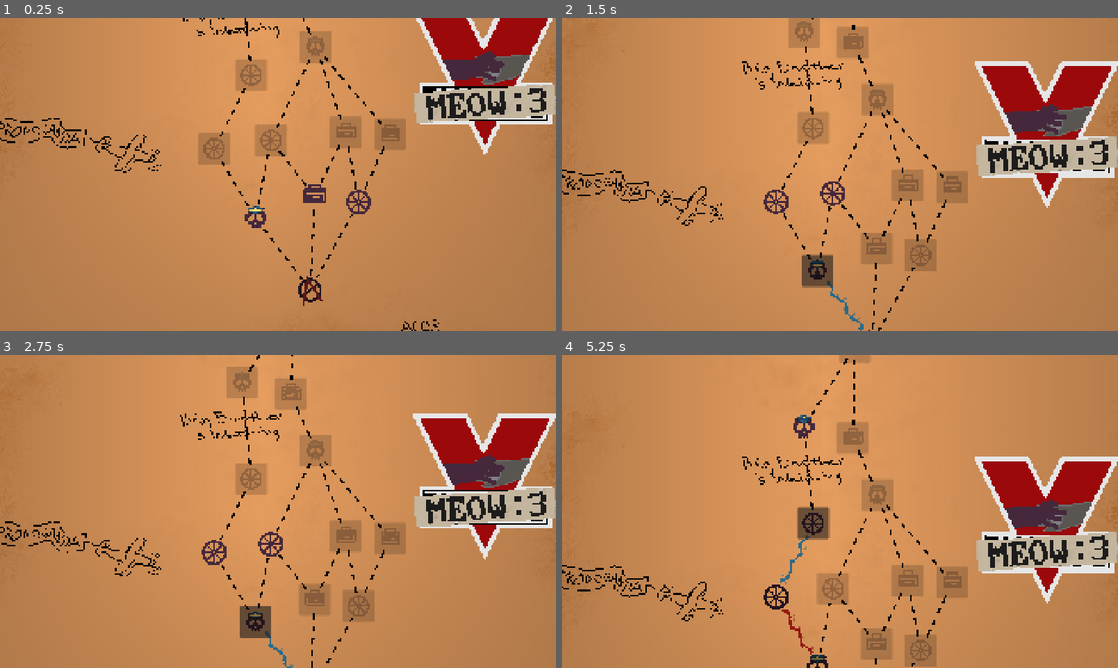
Above: before the commit, frames 1-4 (two rows, left to right).
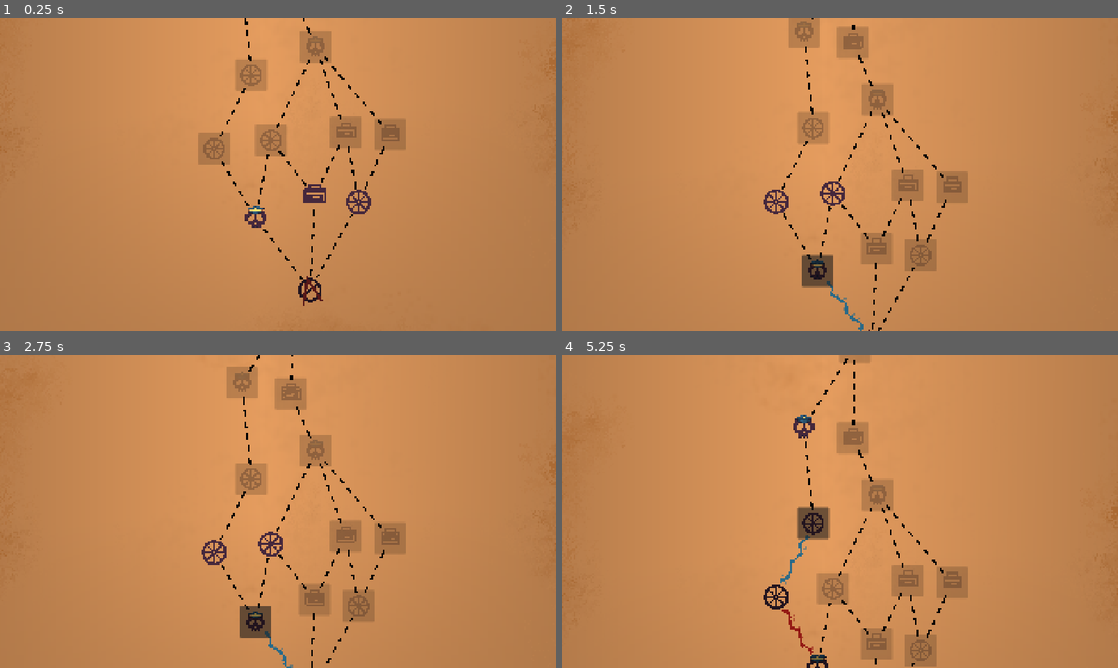
Above: after the commit, the same moments.

Repository: Winter-Aria/SouperSerious
Game: Godot game, scene res://map_screen.tscn
Two runs of this game, one before a commit and one after it. Both use one fixed random seed, a clock stepped at 60 frames per second and the inputs below. The engine's default icon, where the game draws it, is replaced by a stand-in: a white triangle on a blue panel in a dark square.
Inputs (mouse positions are in pixels of both pictures, inside the frame that each line leads up to):
- Up to frame 1 (0.25 s): no input
- Up to frame 2 (1.5 s): click (873, 315) at 0.5 s; click (817, 255) at 1.27 s
- Up to frame 3 (2.75 s): click (255, 621) at 2.02 s
- Up to frame 4 (5.25 s): click (778, 552) at 2.77 s; click (817, 649) at 3.52 s; click (778, 580) at 4.27 s; click (812, 508) at 5.02 s

The runs differ from the first frame. In frame 1, 8.0% of the frame differs, in the area x 0-100%, y 0-100%; in frame 2, 8.7%, in the area x 0-100%, y 13-67%; in frame 3, 8.6%; in frame 4, 8.7%.

Commit message:
idk art added also changed map_screen or smthn

Diff:
--- a/souper-serious-game-jam/map_screen.tscn
+++ b/souper-serious-game-jam/map_screen.tscn
@@ -4,7 +4,7 @@
 [ext_resource type="PackedScene" uid="uid://cymt85imc0mp0" path="res://map_node_button.tscn" id="2_wcttb"]
 [ext_resource type="Script" uid="uid://bg3utsm30q026" path="res://path_lines.gd" id="4_vmmbu"]
 [ext_resource type="Script" uid="uid://boic3mrdov2g4" path="res://map_camera.gd" id="5_pc8n1"]
-[ext_resource type="Texture2D" uid="uid://o03akv7r11k4" path="res://Art/MapBackground/MapBackground.png" id="6_w4cr0"]
+[ext_resource type="Texture2D" uid="uid://ch7yt2a3popev" path="res://Art/MapBackground/map.png" id="5_w4cr0"]
 
 [node name="MapScreen" type="Node2D" unique_id=7276114]
 script = ExtResource("1_tkw7f")
@@ -25,4 +25,4 @@
 texture_filter = 1
 position = Vector2(1.3552527e-20, -3555)
 scale = Vector2(5.859863, 5.859863)
-texture = ExtResource("6_w4cr0")
+texture = ExtResource("5_w4cr0")
Binary file removed: souper-serious-game-jam/Art/MapBackground/MapBackground.png
Binary file added: souper-serious-game-jam/Art/MapBackground/Scribbles/aminal-farm.png
Not shown, added: souper-serious-game-jam/Art/MapBackground/Scribbles/aminal-farm.png.import
Binary file added: souper-serious-game-jam/Art/MapBackground/Scribbles/call-me.png
Not shown, changed: souper-serious-game-jam/Art/MapBackground/Scribbles/call-me.png.import
Binary file added: souper-serious-game-jam/Art/MapBackground/Scribbles/democrocy-manifest.png
Not shown, added: souper-serious-game-jam/Art/MapBackground/Scribbles/democrocy-manifest.png.import
Binary file added: souper-serious-game-jam/Art/MapBackground/Scribbles/eat-the-ritch.png
Not shown, added: souper-serious-game-jam/Art/MapBackground/Scribbles/eat-the-ritch.png.import
Binary file added: souper-serious-game-jam/Art/MapBackground/Scribbles/incsoc.png
Not shown, added: souper-serious-game-jam/Art/MapBackground/Scribbles/incsoc.png.import
Binary file added: souper-serious-game-jam/Art/MapBackground/Scribbles/literally-1984.png
(and 14 more such lines)
